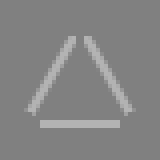
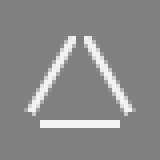
Layered file, before and after one edit (160 x 160). Changes by layer:
"Layer 1 copy 2": opacity 40% → 90% over [24, 36, 136, 128]
